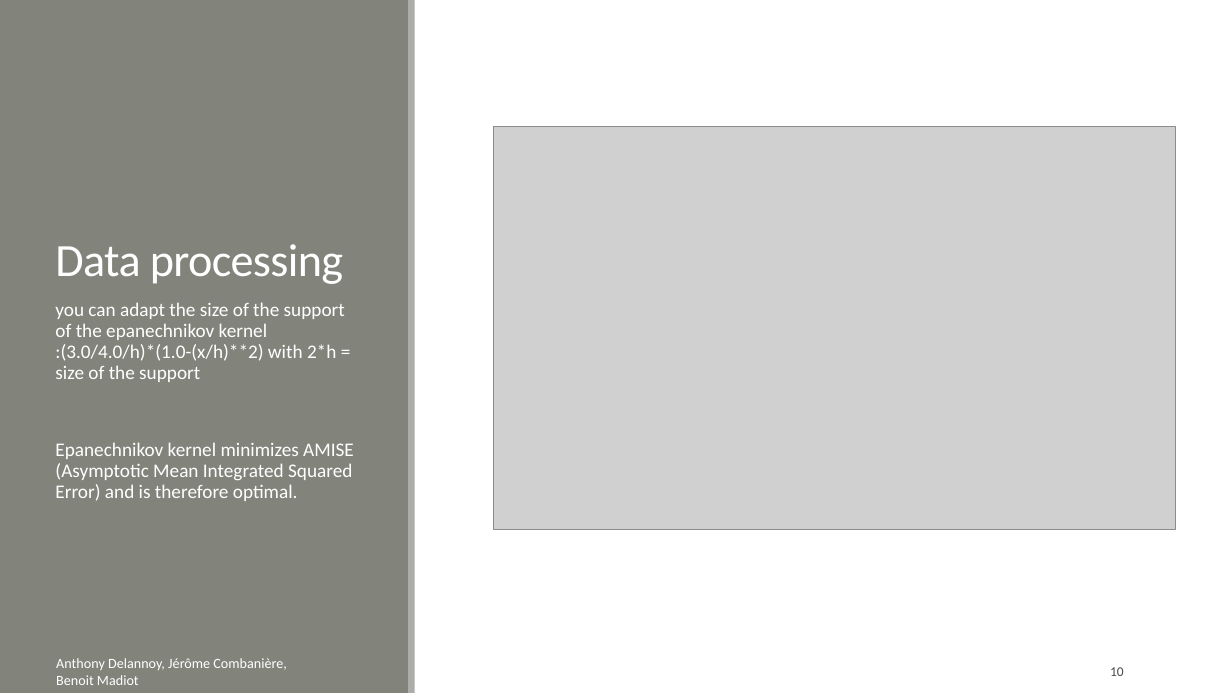
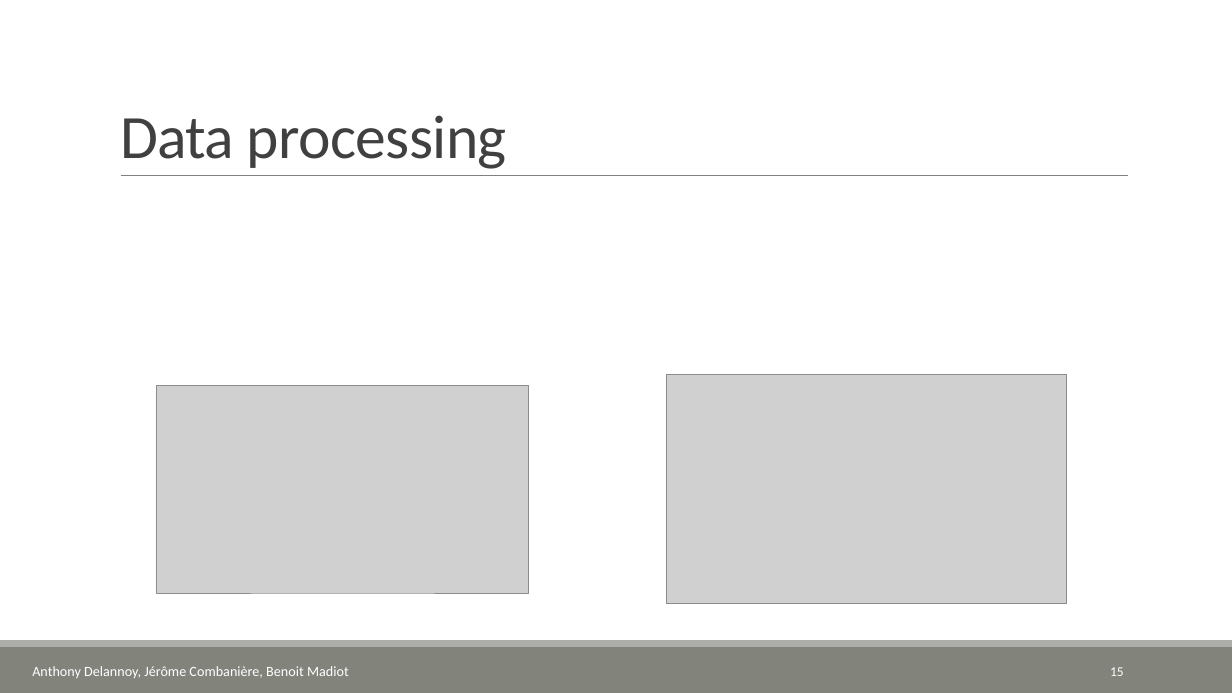
Before and after one commit to atbd/CLS, a slide deck: slide 15 of presentation/Presentation.pptx (slide 10 before the commit). Drawn at 1232x693 pixels with LibreOffice and Linux fonts; fonts in the diff are those of the drawing; grey boxes stand for pictures; background and template pictures are left out. Boxes give left, top, right and bottom in pixels: in the first picture for what was removed or moved away, otherwise in the second. Text is boxed around its words. In the diff, an @@ line names an element or a change of style, - is before the commit and + after.

Commit message:
Presentation MAJ

```diff
--- a/presentation/Presentation.pptx
+++ b/presentation/Presentation.pptx
@@ rectangle removed at box(0, 0, 409, 693) @@
@@ title "Data processing": place and size @@
-title "Data processing" at box(55, 244, 343, 284)
+title "Data processing" at box(120, 115, 507, 169)
@@ title "Data processing" at box(120, 115, 507, 169): size 36 to 48 pt, text colour #FFFFFF to #404040 @@
@@ rectangle removed at box(409, 0, 415, 693) @@
@@ picture removed at box(494, 127, 1176, 531) @@
@@ line added from (121, 176) to (1128, 176), #808080 0.5 pt @@
@@ text removed at box(55, 302, 354, 501) @@
-you can adapt the size of the support of the epanechnikov kernel :(3.0/4.0/h)*(1.0-(x/h)**2) with 2*h = size of the support
-Epanechnikov kernel minimizes AMISE (Asymptotic Mean Integrated Squared Error) and is therefore optimal.
@@ picture added at box(156, 385, 529, 593) @@
@@ picture added at box(666, 374, 1067, 604) @@
@@ rectangle added at box(0, 647, 1232, 693), fill #82847C @@
@@ rectangle added at box(0, 640, 1232, 647), fill #ACADA8 @@
@@ text "Anthony Delannoy, Jérôme Combanière, Benoit ..." rewrapped from box(56, 658, 287, 685) to box(32, 666, 349, 678) @@
@@ page number at box(1110, 667, 1124, 676): text changed; text colour #514949 to #FFFFFF @@
-10
+15
```
Also in this commit, not shown: 2 other slides changed, 5 slides added.
